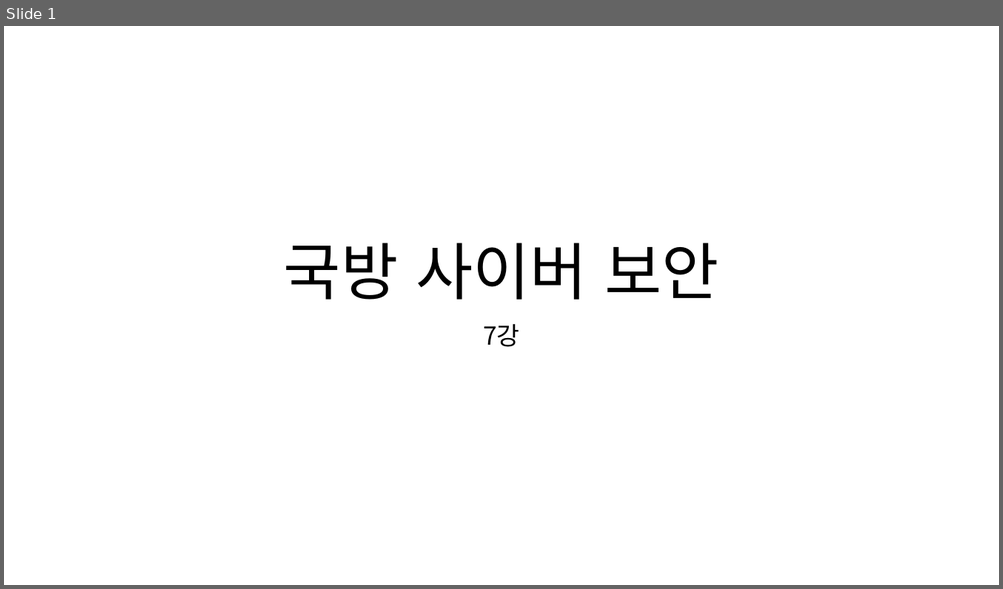
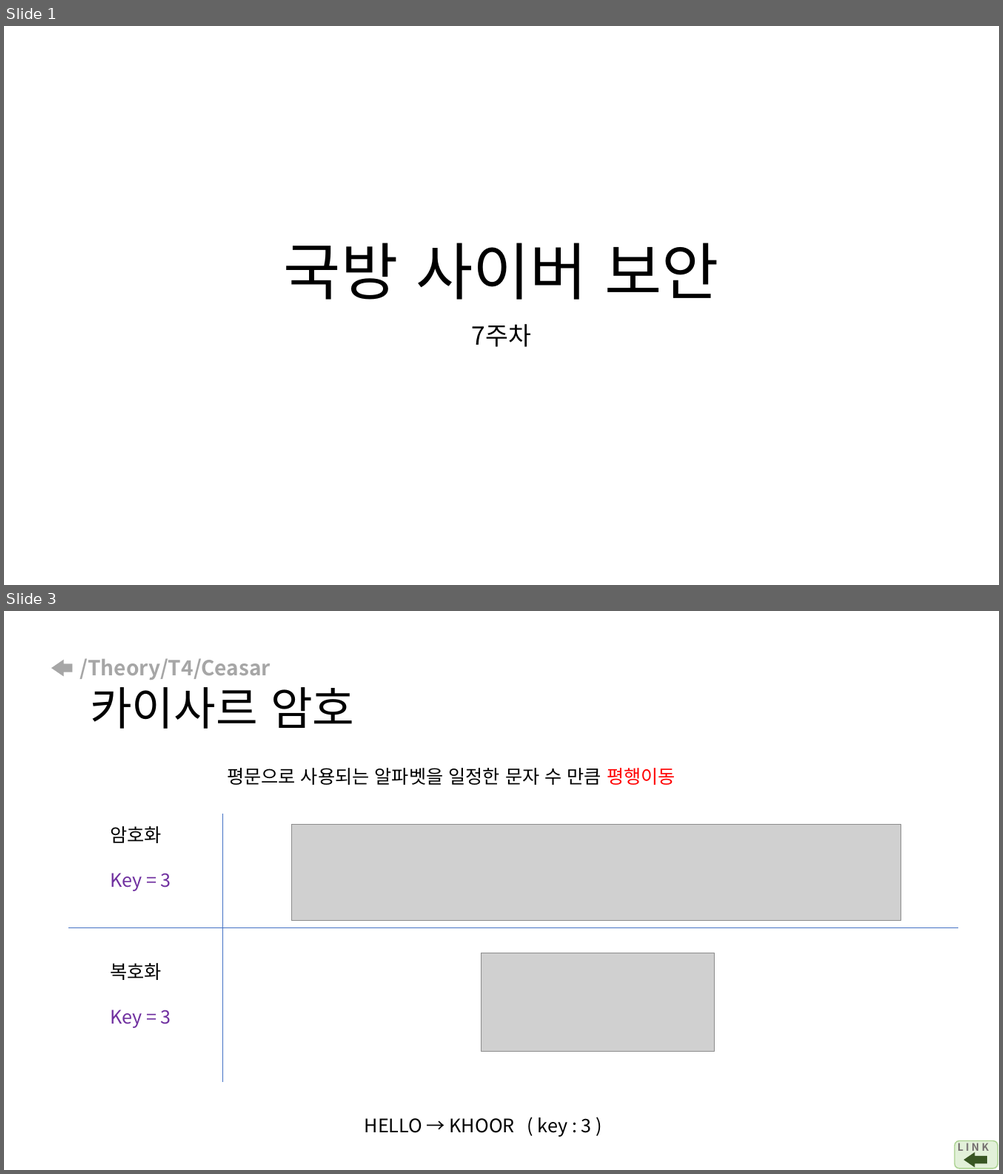
Before and after one commit to arizona95/CyberTraining, a slide deck: Lecture/student_before_class_ppt/국방사이버보안_수업전_7강.pptx. Shown one above the other, each under a label of ours: slide 1 before the commit, slides 1 and 3 after it; the slides between them are not shown. The pictures are 1003x589 and 1003x1174 pixels, drawn with LibreOffice and Linux fonts; fonts in the diff are those of the drawing; grey boxes stand for pictures. Boxes give left, top, right and bottom in pixels: in the first picture for what was removed or moved away, otherwise in the second. Text is boxed around its words. In the diff, an @@ line names an element or a change of style, - is before the commit and + after.

```diff
--- a/Lecture/student_before_class_ppt/국방사이버보안_수업전_7강.pptx
+++ b/Lecture/student_before_class_ppt/국방사이버보안_수업전_7강.pptx
@@ slide 3 added at [4, 611, 999, 1170], background #FFFFFF @@
@@ right arrow added at [51, 660, 72, 677], fill #A6A6A6 @@
@@ title added at [79, 658, 354, 729], 20 pt, text #A6A6A6, bold @@
+/Theory/T4/Ceasar
+카이사르 암호
@@ text added at [227, 768, 675, 785], 18 pt, text #000000 @@
+평문으로 사용되는 알파벳을 일정한 문자 수 만큼 평행이동
@@ text added at [110, 826, 171, 891], 18 pt, text #7030A0 @@
+암호화
+Key = 3
@@ line added from (222, 814) to (222, 1082), #4472C4 0.5 pt @@
@@ picture added at [291, 824, 901, 920] @@
@@ line added from (68, 928) to (958, 928), #4472C4 0.5 pt @@
@@ text added at [110, 963, 171, 1028], 18 pt, text #7030A0 @@
+복호화
+Key = 3
@@ picture added at [481, 954, 714, 1052] @@
@@ text added at [364, 1118, 592, 1137], 18 pt, text #000000 @@
+HELLO → KHOOR ( key : 3 )
@@ rounded rectangle added at [955, 1142, 998, 1169], fill #E2F0D9, outline #A9D18E 1 pt @@
@@ text added at [957, 1142, 989, 1155], 10 pt, text #767171, bold @@
+L I N K
@@ right arrow added at [964, 1153, 987, 1167], fill #385723 @@
@@ slide 1 changed as well @@
@@ subtitle at [472, 324, 531, 347]: text changed @@
-7강
+7주차
```
Also in this commit, not shown: 2 other slides changed, 16 other slides added, 13 slides removed, 21 other files.
